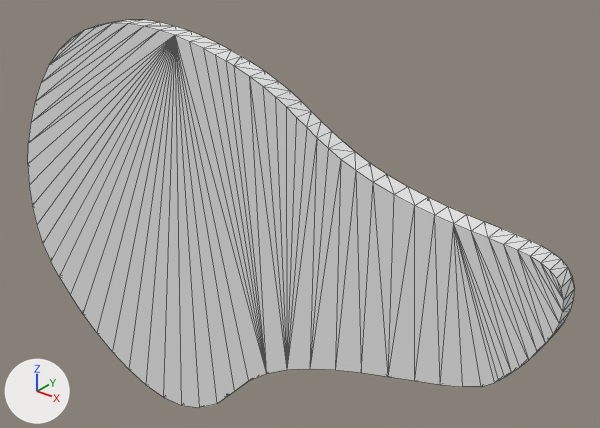
The OBJ model Assets/Resources/Models/Pool/tinker.obj, before and after one commit.
Both versions are drawn from a 50 mm lens placed at (7.38, -7.52, -32.46), pointed at (0.86, 0.63, -37.51). Arrows for +X, +Y and +Z are at lower left; the lights stay in place. Mesh edges are drawn as thin lines. Where no turn or scale is listed for an object, it has been applied to the vertices.

Names of what the first picture shows: 'obj_0'.
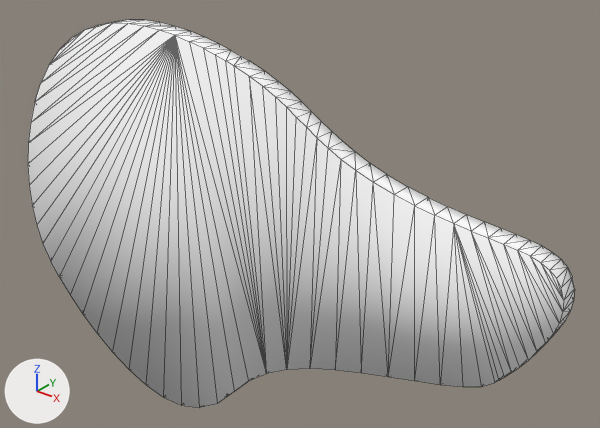
The change in detail:
Material 'color_16448250' (mat_color_16448250) changes colour from white #e7e7e7 to white #fdfdfd; in linear values from (0.8, 0.8, 0.8) to (0.98, 0.98, 0.98).
me_obj_0 has 168 vertices, 332 faces and spans x -4.3..4.99, y -0.28..0.0, z -41.18..-35.0.
me_obj_0 is used by ob_obj_0; location (0.0, 0.0, 0.0).
me_obj_0 part 1: the surface is now shaded smooth.

Pixel boxes (x1, y1, x2, y2) of what changed, in the pictures (600 x 428 px):
'obj_0', recoloured, surface changed
    both: (28, 20, 575, 408)
